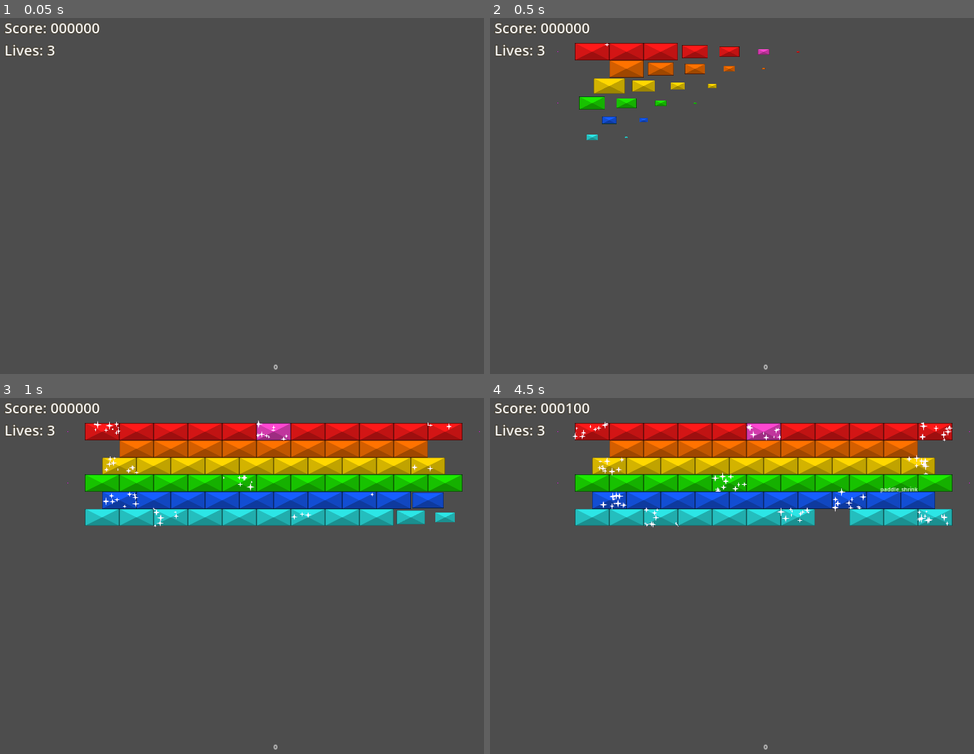
Above: before the commit, frames 1-4 (two rows, left to right).
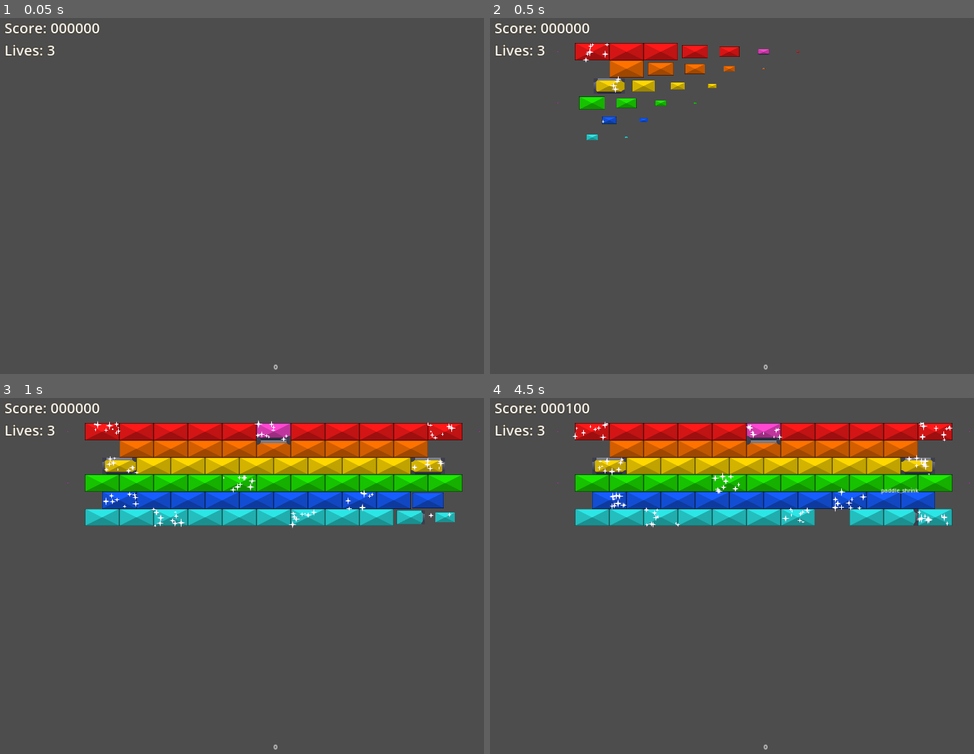
Above: after the commit, the same moments.

Repository: O-39889/brickout
Game: Godot game, scene res://scenes/main_level.tscn
The game is run twice, just before and just after one commit, with the same random seed, the same clock (stepped at 60 frames per second) and the same inputs.
Inputs (mouse positions are in pixels of both pictures, inside the frame that each line leads up to):
- Up to frame 1 (0.05 s): no input
- Up to frame 2 (0.5 s): no input
- Up to frame 3 (1 s): move the mouse to (304, 572) at 0.52 s; click (304, 572) at 0.67 s
- Up to frame 4 (4.5 s): move the mouse to (736, 576) at 1.27 s; click (736, 576) at 1.42 s; move the mouse to (775, 568) at 2.02 s; click (775, 568) at 2.17 s; move the mouse to (756, 579) at 2.77 s; click (756, 579) at 2.92 s; move the mouse to (804, 579) at 3.52 s; click (804, 579) at 3.67 s; tap F4 (debug_4) at 4.15 s; move the mouse to (722, 568) at 4.27 s; click (722, 568) at 4.42 s

Frame 1 is identical in both runs. In frame 2, 0.2% of the frame differs, in the area x 19-58%, y 7-30%; in frame 3, 0.6%; in frame 4, 0.6%, in the area x 18-96%, y 6-36%.

Commit message:
Probably fix everything with bricks etc

Diff:
--- a/scenes/RegularBrick.tscn
+++ b/scenes/RegularBrick.tscn
@@ -39,11 +39,11 @@
 region_rect = Rect2(0, 0, 100, 50)
 
 [node name="ArmorSprites" type="Node2D" parent="." index="3"]
-visible = false
 script = ExtResource("5_36o2p")
 
 [node name="GPUParticles2D" type="GPUParticles2D" parent="." index="4"]
 visible = false
+z_index = 1
 emitting = false
 amount = 5
 process_material = SubResource("ParticleProcessMaterial_psgnd")
--- a/scenes/main_level.tscn
+++ b/scenes/main_level.tscn
@@ -23,6 +23,7 @@
 position = Vector2(810, 125)
 is_shimmering = true
 color = 7
+protected_sides = 4
 
 [node name="Brick2" parent="BrickComponent" index="1" instance=ExtResource("4_xeb2x")]
 position = Vector2(910, 125)
@@ -167,6 +168,7 @@
 [node name="Brick35" parent="BrickComponent" index="35" instance=ExtResource("4_xeb2x")]
 position = Vector2(810, 175)
 color = 4
+protected_sides = 1
 
 [node name="Brick36" parent="BrickComponent" index="36" instance=ExtResource("4_xeb2x")]
 position = Vector2(910, 175)
@@ -234,7 +236,7 @@
 position = Vector2(360, 225)
 is_shimmering = true
 color = 3
-protected_sides = 14
+protected_sides = 13
 
 [node name="Brick57" parent="BrickComponent" index="54" instance=ExtResource("4_xeb2x")]
 position = Vector2(360, 325)
@@ -250,12 +252,13 @@
 
 [node name="Brick52" parent="BrickComponent" index="57" instance=ExtResource("4_xeb2x")]
 position = Vector2(1210, 375)
+protected_sides = 2
 
 [node name="Brick53" parent="BrickComponent" index="58" instance=ExtResource("4_xeb2x")]
 position = Vector2(1260, 225)
 is_shimmering = true
 color = 3
-protected_sides = 14
+protected_sides = 7
 
 [node name="Brick54" parent="BrickComponent" index="59" instance=ExtResource("4_xeb2x")]
 position = Vector2(1310, 275)
--- a/scripts/BrickBase.gd
+++ b/scripts/BrickBase.gd
@@ -28,6 +28,7 @@
 		+ global_position.y * (width / height) - height / 2) / 2220.2222)\
 		.timeout.connect(func():
 			var tween := create_tween();
+			tween.set_parallel(true);
 			for prop in to_tween:
 				var dur = prop['duration'] if prop.has('duration') else 0.2;
 				tween.tween_property(
--- a/scripts/Level.gd
+++ b/scripts/Level.gd
@@ -169,7 +169,7 @@
 		powerup_component._request_powerup('paddle_shrink',
 			paddle.position - Vector2(0, 69));
 	if event.is_action_pressed('debug_4'):
-		Engine.time_scale = 1.0 if is_equal_approx(Engine.time_scale, 0.02) else 0.02;
+		Engine.time_scale = 1.0 if not is_equal_approx(Engine.time_scale, 1.0) else 0.1;
 	if event.is_action_pressed('debug_5'):
 		var ball := BALL_PACKED.instantiate() as Ball;
 		ball.position = Vector2(1590, 440);
--- a/scripts/RegularBrick.gd
+++ b/scripts/RegularBrick.gd
@@ -22,12 +22,13 @@
 		if value == false and Engine.is_editor_hint():
 			$Sprite2D.modulate.a = 1.0;
 		is_shimmering = value;
-		if $GPUParticles2D:
-			$GPUParticles2D.visible = value;
-			$GPUParticles2D.emitting = value;
+		if particles:
+			particles.visible = value;
+			particles.emitting = value;
 			if not Engine.is_editor_hint():
 				if not value:
-					$GPUParticles2D.queue_free();
+					particles.queue_free();
+					particles = null;
 
 ## Color of the brick, also determines the overall durability of the brick.
 @export_enum(
@@ -57,39 +58,59 @@
 	get:
 		return protected_sides;
 	set(value):
+		#print('Setter activated for ', name);
 		protected_sides = value;
+		if armor_sprite:
+			armor_sprite.visible = protected_sides != 0;
 		if Engine.is_editor_hint():
-			if $ArmorSprites:
-				$ArmorSprites.queue_redraw();
+			if protected_sides == (Direction.Top | Direction.Right | Direction.Bottom | Direction.Left):
+				printerr('Warning: reinforced brick ' + str(self) + ' ' + str(self.global_position) + ' has all sides protected and won\'t be able to be broken with regular balls or projectiles.');
+			if armor_sprite:
+				#print(name, ' queueieuign ', armor_sprite, ' to redraw NOW!');
+				armor_sprite.queue_redraw();
 		elif not Engine.is_editor_hint():
-			print(name);
-			print_tree_pretty();
-			print();
-			if $ArmorSprites:
+			if armor_sprite:
 				if protected_sides == 0:
-					$ArmorSprites.queue_free();
+					armor_sprite.queue_free();
+					armor_sprite = null;
 				else:
-					$ArmorSprites.queue_redraw();
+					armor_sprite.queue_redraw();
 
 
 @onready var initial_durability : int = get_durability(color);
 @onready var durability : int = initial_durability;
 @onready var brick_sprite : Sprite2D = $Sprite2D;
 @onready var crack_sprite : Sprite2D = $CrackSprite;
+@onready var armor_sprite : Node2D = $ArmorSprites;
+@onready var particles : GPUParticles2D = $GPUParticles2D;
 @onready var is_reinforced : bool:
 	get:
 		return protected_sides != 0 and protected_sides != null;
 
 
 func _ready():
-	if is_shimmering:
-		if not Engine.is_editor_hint():
-			$GPUParticles2D.amount_ratio = 0.0;
+	if not Engine.is_editor_hint():
+		if is_shimmering:
+			particles.amount_ratio = 0.0;
+			particles.scale = Vector2(0, 0);
 			to_tween.append({
-				'object': $GPUParticles2D,
+				'object': particles,
 				'property': 'amount_ratio',
 				'final_val': 1.0,
 				'duration': 0.1,
+			});
+			to_tween.append({
+				'object': particles,
+				'property': 'scale',
+				'final_val': Vector2(1, 1),
+				'duration': 0.1,
+			});
+		if is_reinforced:
+			armor_sprite.scale = Vector2(0, 0);
+			to_tween.append({
+					'object': armor_sprite,
+					'property': 'scale',
+					'final_val': Vector2(1, 1),
 			});
 	super();
 	if initial_durability == 1 and not Engine.is_editor_hint():
@@ -101,27 +122,33 @@
 			# to prevent softlocks or idk lol
 			self.remove_from_group(&'destructible_bricks');
 	update_sprites();
-	if $GPUParticles2D:
-		$GPUParticles2D.visible = is_shimmering;
-		$GPUParticles2D.emitting = is_shimmering;
+	if particles:
+		particles.visible = is_shimmering;
+		particles.emitting = is_shimmering;
+	if armor_sprite:
+		# even when it's hidden, like, in the editor when it's not a reinforced brick
+		armor_sprite.brick = self;
 	if Engine.is_editor_hint():
-		$GPUParticles2D.amount = 5;
+		particles.amount = 5;
 		if is_reinforced:
-			print(name);
-			print_tree_pretty();
-			print();
-			$ArmorSprites.brick = self;
-			$ArmorSprites.queue_redraw();
+			#print(name)
+			#print('Armor sprite: ', armor_sprite);
+			#print("Armor sprite's brick before: ", armor_sprite.brick)
+			#print("Me: ", self);
+			#print("Armor sprite's brick after: ", armor_sprite.brick)
+			#print();
+			armor_sprite.queue_redraw();
 	elif not Engine.is_editor_hint():
 		if not is_shimmering:
-			$GPUParticles2D.queue_free();
+			particles.queue_free();
+			particles = null;
 		else:
-			$GPUParticles2D.amount = 10;
+			particles.amount = 10;
 		if is_reinforced:
-			$ArmorSprites.brick = self;
-			$ArmorSprites.queue_redraw();
+			armor_sprite.queue_redraw();
 		else:
-			$ArmorSprites.queue_free();
+			armor_sprite.queue_free();
+			armor_sprite = null;
 
 
 func get_durability(color_idx : int) -> int:
@@ -224,8 +251,8 @@
 	else:
 		EventBus.brick_hit.emit(self, by);
 		if damage != 0:
-			if $GPUParticles2D:
-				$GPUParticles2D.amount_ratio -= 1.0 / (initial_durability + 1);
+			if particles:
+				particles.amount_ratio -= 1.0 / (initial_durability + 1);
 			if crack_sprite:
 				crack_sprite.visible = true;
 				set_crack_sprite(durability, initial_durability);
@@ -233,12 +260,13 @@
 
 func destroy(by: Node2D):
 	EventBus.brick_destroyed.emit(self, by);
-	if $GPUParticles2D:
-		var particles : GPUParticles2D = $GPUParticles2D;
+	if particles:
 		particles.reparent(get_parent());
 		(particles as GPUParticles2D).lifetime /= 2.0;
 		particles.emitting = false;
-		get_tree().create_timer(1).timeout.connect(func(): particles.queue_free());
+		get_tree().create_timer(1).timeout.connect(func():
+			particles.queue_free()
+			particles = null);
 	queue_free();
 
 
--- a/scripts/brick_armor_sprite.gd
+++ b/scripts/brick_armor_sprite.gd
@@ -1,3 +1,4 @@
+@tool
 extends Node2D;
 
 
@@ -8,6 +9,8 @@
 
 
 func _draw():
+	if brick == null:
+		return;
 	if not brick.is_reinforced:
 		return
 	var sides := [];
@@ -20,18 +23,18 @@
 		sides.append(2);
 	if brick.protected_sides & RegularBrick.Direction.Left:
 		sides.append(3);
-	if 0 in sides and 1 in sides:
+	if 0 in sides or 1 in sides:
 		corners.append(0);
-	if 1 in sides and 2 in sides:
+	if 1 in sides or 2 in sides:
 		corners.append(1);
-	if 2 in sides and 3 in sides:
+	if 2 in sides or 3 in sides:
 		corners.append(2);
-	if 3 in sides and 0 in sides:
+	if 3 in sides or 0 in sides:
 		corners.append(3);
 
 	var draw_rect := Rect2(); # prolly lol
-	draw_rect.position.x = brick.global_position.x - brick.width / 2;
-	draw_rect.position.y = brick.global_position.y - brick.height / 2;
+	draw_rect.position.x =  - brick.width / 2;
+	draw_rect.position.y =  - brick.height / 2;
 	draw_rect.size.x = brick.width;
 	draw_rect.size.y = brick.height;
 
